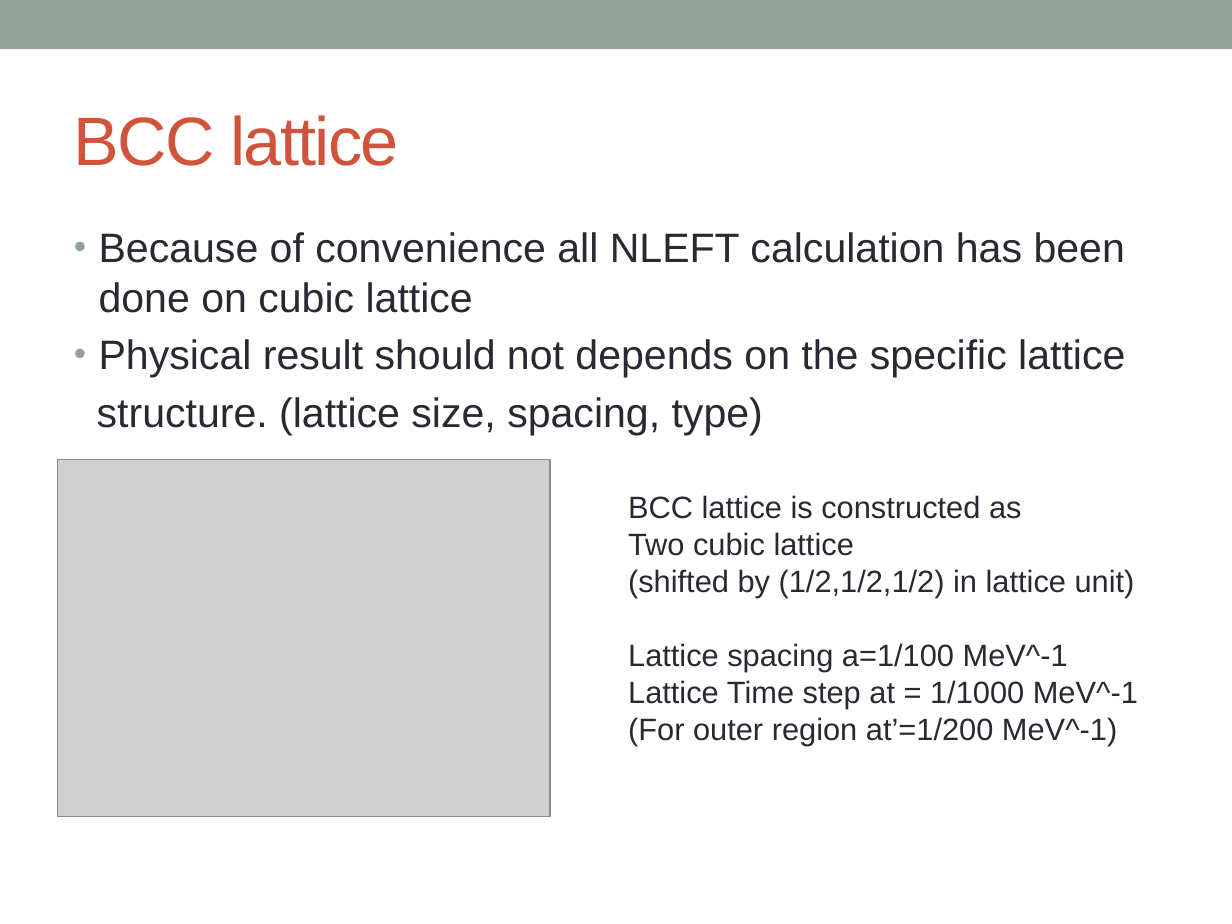
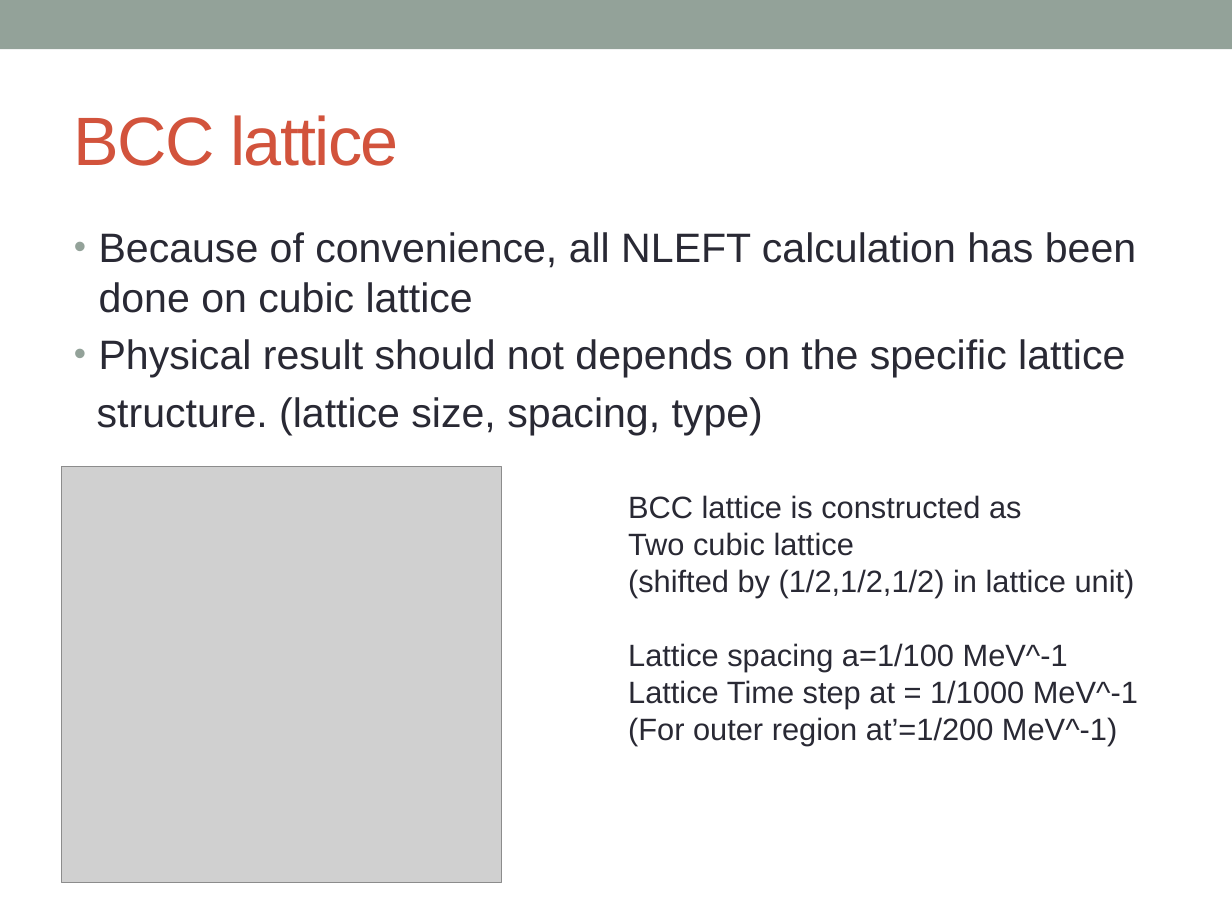
Before and after one commit to alphacentaury-github/NPSS2020, a slide deck: slide 18 of 20211002_BCC_OMEG.pptx (slide 13 before the commit). Drawn at 1232x924 pixels with LibreOffice and Linux fonts; fonts in the diff are those of the drawing; grey boxes stand for pictures. Boxes give left, top, right and bottom in pixels: in the first picture for what was removed or moved away, otherwise in the second. Text is boxed around its words. In the diff, an @@ line names an element or a change of style, - is before the commit and + after.

```diff
--- a/20211002_BCC_OMEG.pptx
+++ b/20211002_BCC_OMEG.pptx
@@ text at [99, 232, 1136, 313]: text changed @@
-• Because of convenience all NLEFT calculation has been done on cubic lattice
+• Because of convenience, all NLEFT calculation has been done on cubic lattice
@@ picture: place and size @@
-picture at [57, 460, 549, 817]
+picture at [62, 467, 501, 883]
```
Also in this commit, not shown: 5 other slides changed, 19 slides added, 5 slides removed.
